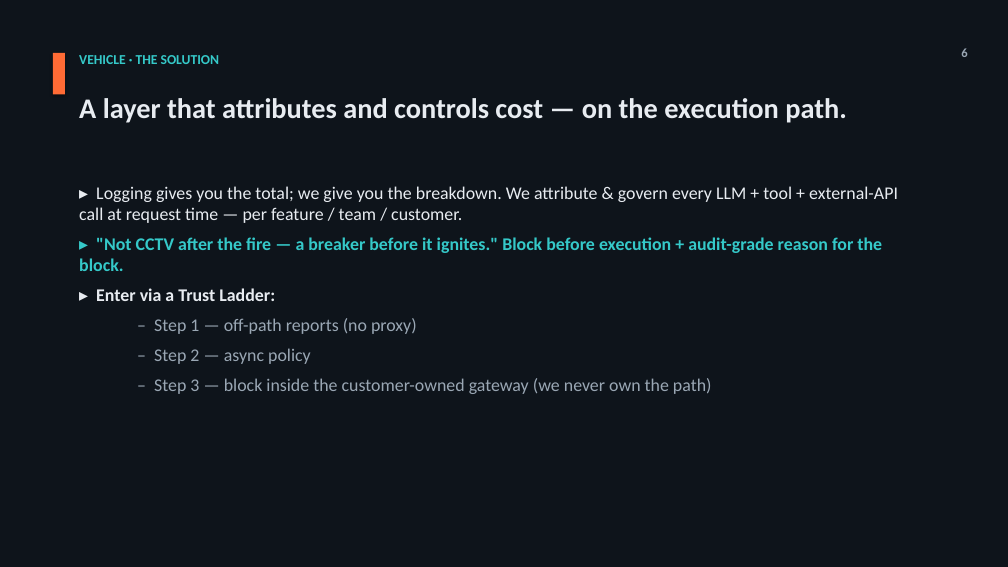
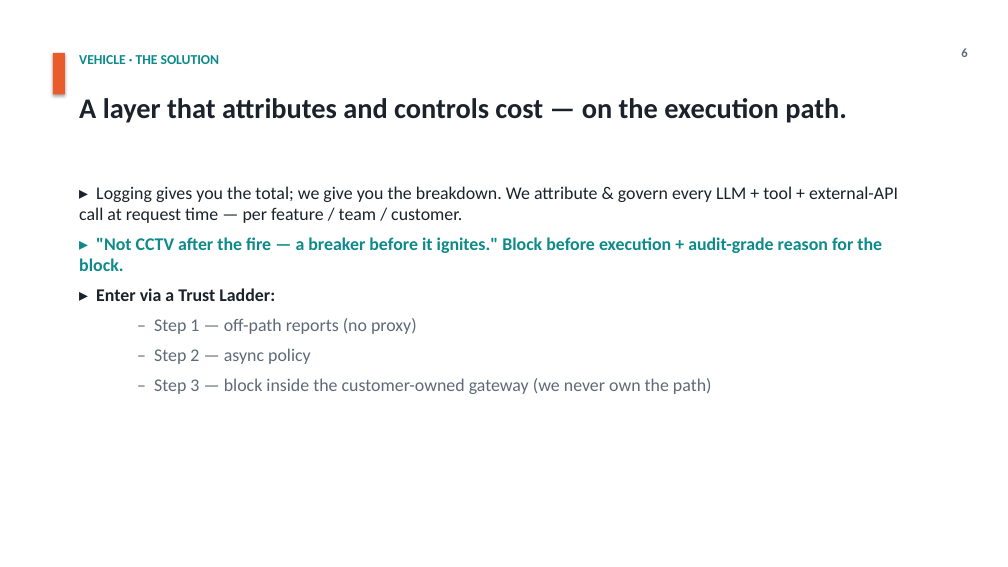
Before and after one commit to jmormalik/WTIA_AI_Cost_Gov, a slide deck: slide 6 of deliverables/Pitch_Deck_VersionA_Market-Shift_EN.pptx. Drawn at 1008x567 pixels with LibreOffice and Linux fonts; fonts in the diff are those of the drawing. Boxes give left, top, right and bottom in pixels: in the first picture for what was removed or moved away, otherwise in the second. Text is boxed around its words. In the diff, an @@ line names an element or a change of style, - is before the commit and + after.

```diff
--- a/deliverables/Pitch_Deck_VersionA_Market-Shift_EN.pptx
+++ b/deliverables/Pitch_Deck_VersionA_Market-Shift_EN.pptx
@@ background #0E141B to #FFFFFF @@
@@ rectangle at [53,53,65,95]: fill #FF6B35 to #EA5B2B @@
@@ text "VEHICLE · THE SOLUTION" at [79,55,220,64]: text colour #35C9C9 to #0E8A8A @@
@@ text "6" at [961,48,967,57]: text colour #9AA7B4 to #5E6A76 @@
@@ text "A layer that attributes and ..." at [79,98,847,123]: text colour #E8ECF1 to #1B222B @@
@@ text "▸ Logging gives you the ..." at [79,186,898,394]: text colour #E8ECF1 to #1B222B in "▸ Logging gives you the total; we ...", "▸ Enter via a Trust Ladder:"; text colour #35C9C9 to #0E8A8A in "▸ "Not CCTV after the fire — ..."; text colour #9AA7B4 to #5E6A76 in "– Step 1 — off-path reports (no ...", "– Step 2 — async policy", "– Step 3 — block inside the ..." @@
```
Also in this commit, not shown: 16 other slides changed, 2 other files.
